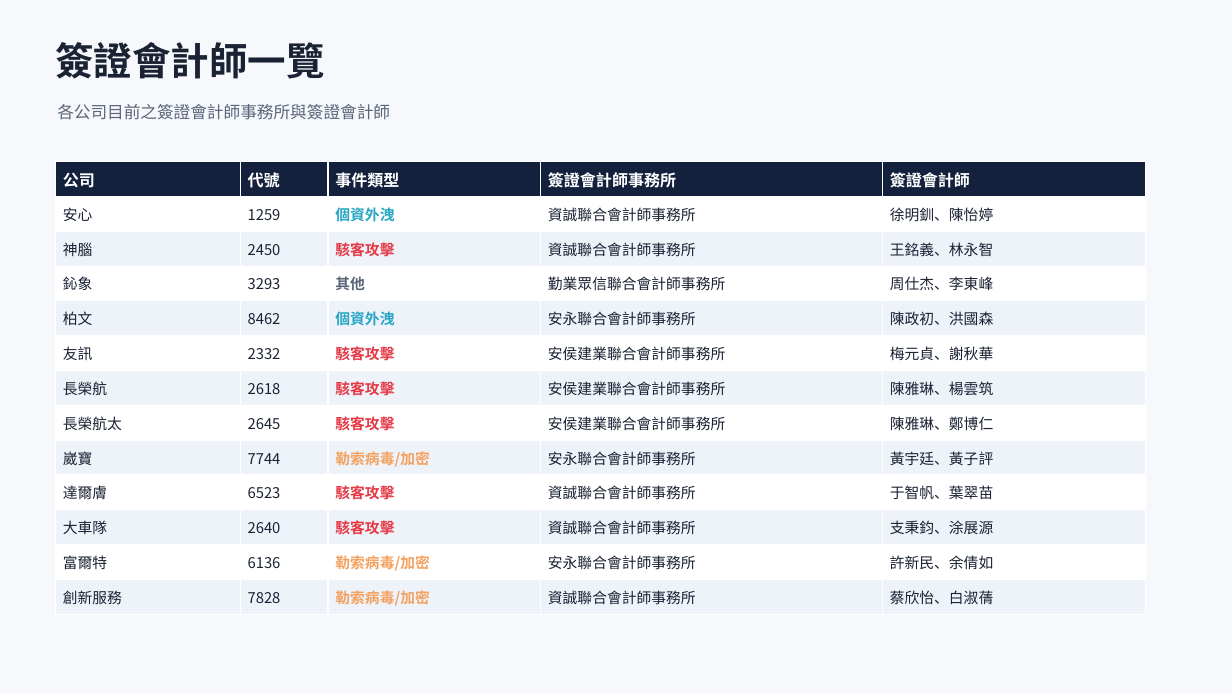
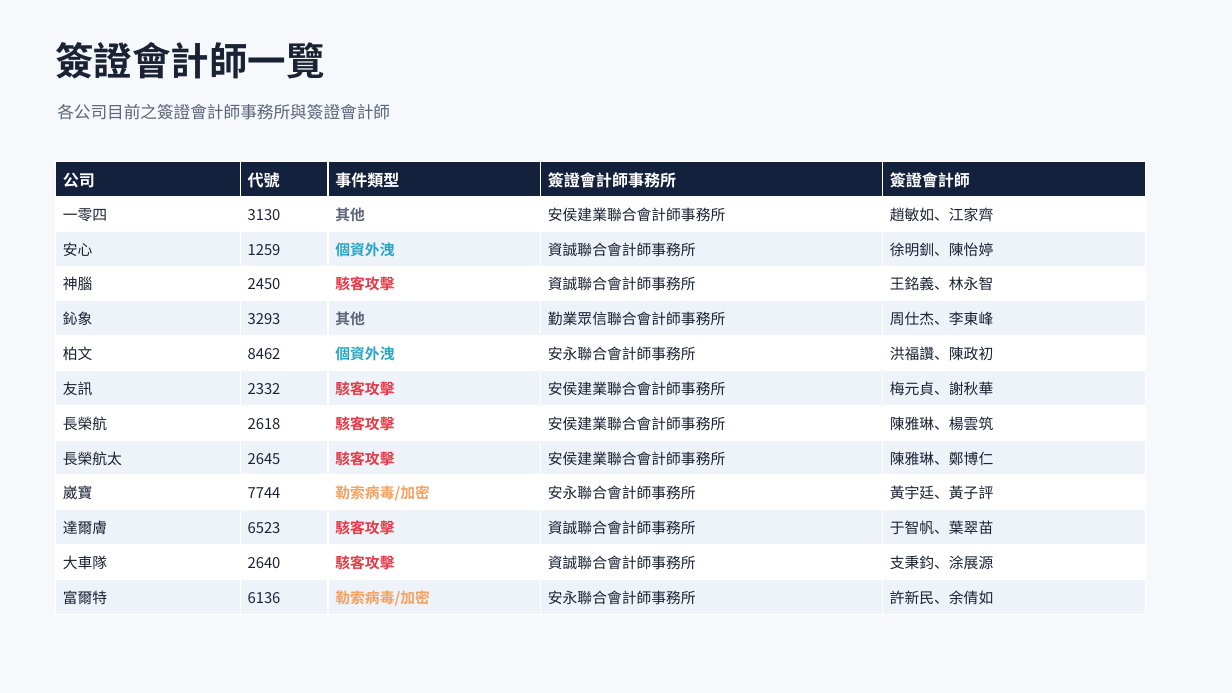
Before and after one commit to Johnnylin77/mops-isec-monitor, a slide deck: slide 4 of 資安事件因應分析.pptx. Drawn at 1232x693 pixels with LibreOffice and Linux fonts; fonts in the diff are those of the drawing. Boxes give left, top, right and bottom in pixels: in the first picture for what was removed or moved away, otherwise in the second. Text is boxed around its words. In the diff, an @@ line names an element or a change of style, - is before the commit and + after.

```diff
--- a/資安事件因應分析.pptx
+++ b/資安事件因應分析.pptx
@@ table at bbox=[55, 162, 1146, 615] @@
+row 2: 一零四 | 3130 | 其他 | 安侯建業聯合會計師事務所 | 趙敏如、江家齊
-row 6, column 5: 陳政初、洪國森
+row 6, column 5: 洪福讚、陳政初
-row 13: 創新服務 | 7828 | 勒索病毒/加密 | 資誠聯合會計師事務所 | 蔡欣怡、白淑蒨
```
Also in this commit, not shown: 6 other slides changed, 2 other files.
